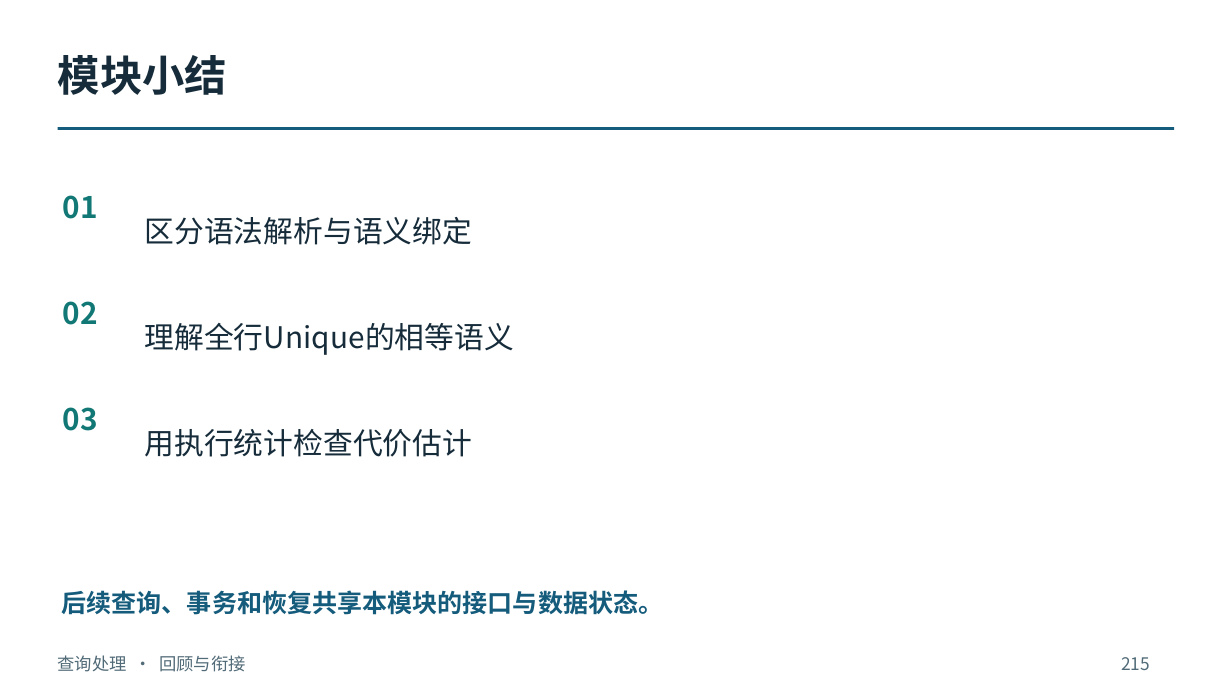
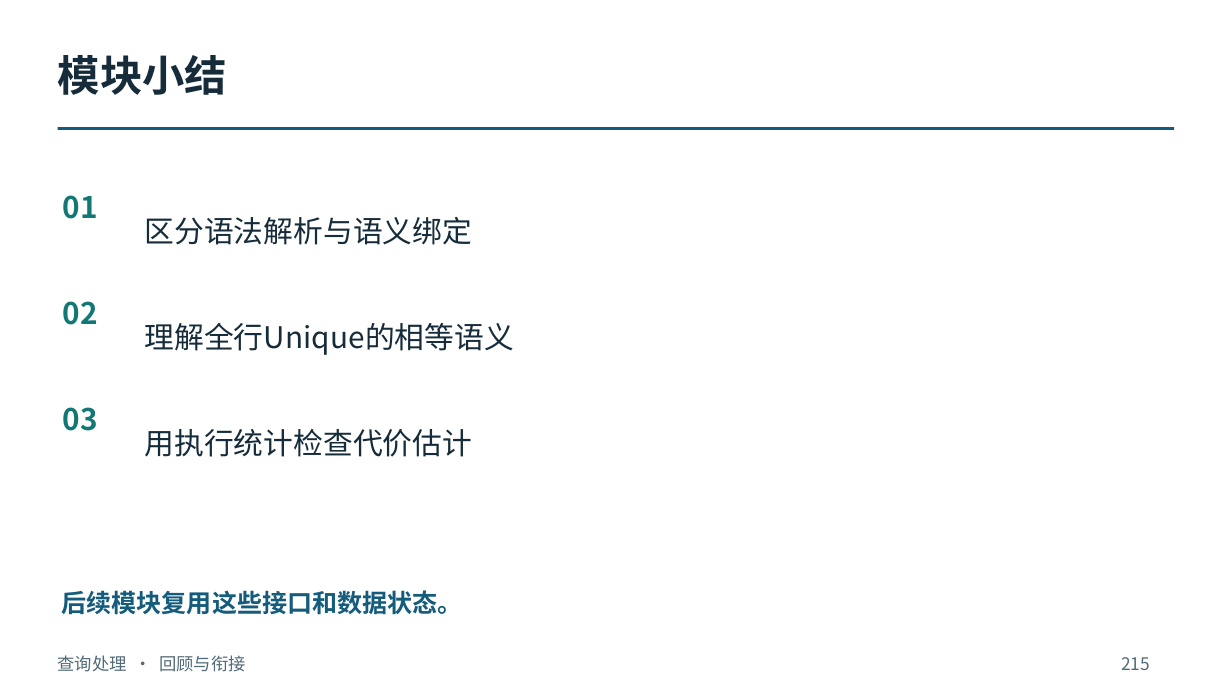
Before and after one commit to intellistream/database-kernel-course-student, a slide deck: slide 215 of 01_课件（第6版）/03_查询处理.pptx. Drawn at 1232x693 pixels with LibreOffice and Linux fonts; fonts in the diff are those of the drawing. Boxes give left, top, right and bottom in pixels: in the first picture for what was removed or moved away, otherwise in the second. Text is boxed around its words. In the diff, an @@ line names an element or a change of style, - is before the commit and + after.

Commit message:
Polish wording in lesson slides and module decks

```diff
--- a/01_课件（第6版）/03_查询处理.pptx
+++ b/01_课件（第6版）/03_查询处理.pptx
@@ text at bbox=[62, 590, 463, 615]: text changed @@
-后续查询、事务和恢复共享本模块的接口与数据状态。
+后续模块复用这些接口和数据状态。
```
Also in this commit, not shown: 11 other slides changed, 26 other files.
